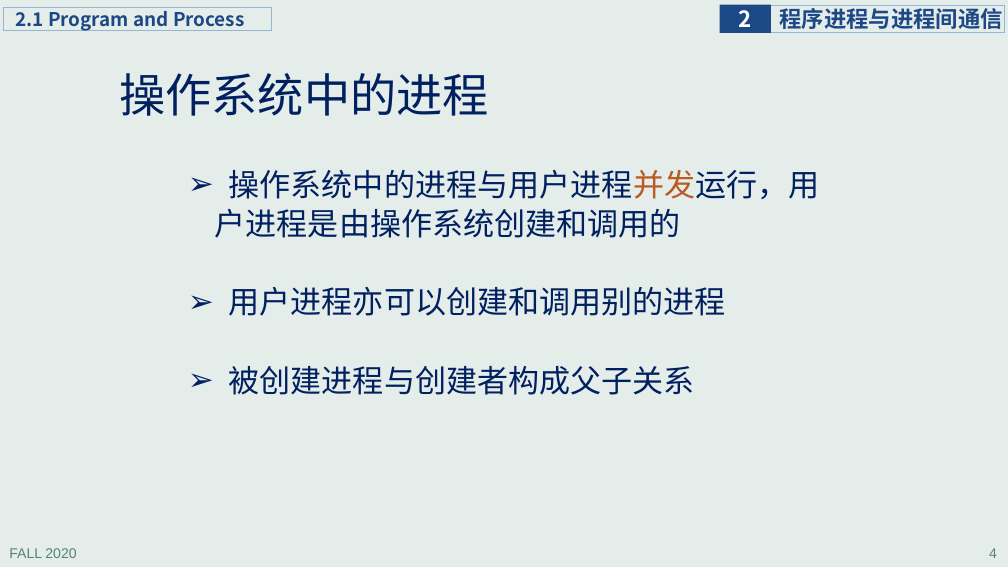
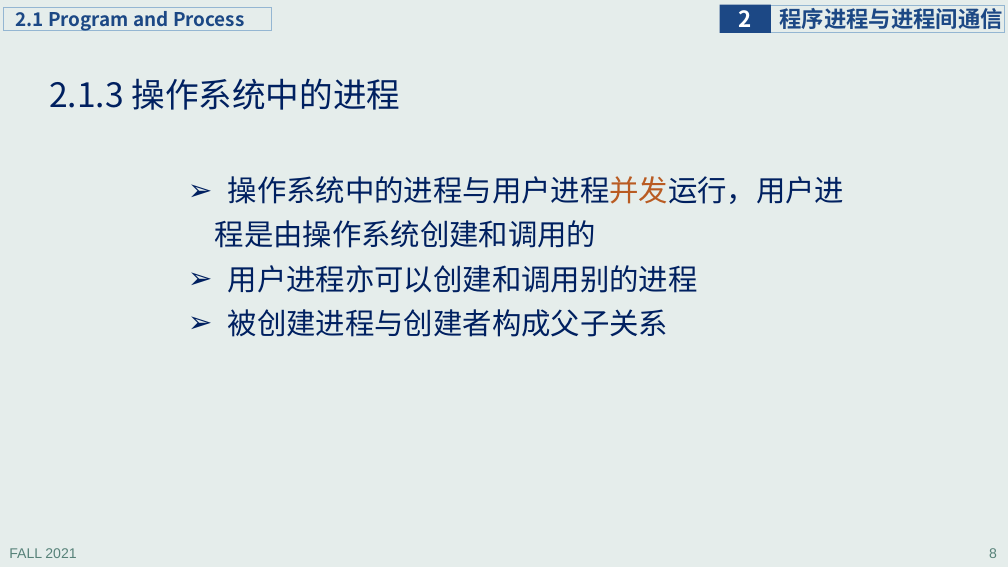
Before and after one commit to principleWindows/win-principle-2021, a slide deck: slide 8 of slides/instruction/principleWindows_2.pptx (slide 4 before the commit). Drawn at 1008x567 pixels with LibreOffice and Linux fonts; fonts in the diff are those of the drawing. Boxes give left, top, right and bottom in pixels: in the first picture for what was removed or moved away, otherwise in the second. Text is boxed around its words. In the diff, an @@ line names an element or a change of style, - is before the commit and + after.

```diff
--- a/slides/instruction/principleWindows_2.pptx
+++ b/slides/instruction/principleWindows_2.pptx
@@ title at box(49, 78, 401, 110): text changed; size 44 to 32 pt @@
-操作系统中的进程
+2.1.3 操作系统中的进程
@@ text "操作系统中的进程与用户进程并发运行，用户进程是由操作系统创建和调用的" at box(215, 176, 845, 337): size 29.6 to 28 pt; line spacing 1.05 to 1.25 @@
@@ text at box(9, 548, 76, 558): text changed @@
-FALL 2020
+FALL 2021
@@ page number at box(989, 548, 997, 558): text changed @@
-4
+8
```
Also in this commit, not shown: 47 other slides changed, 12 slides added, 3 other files.
